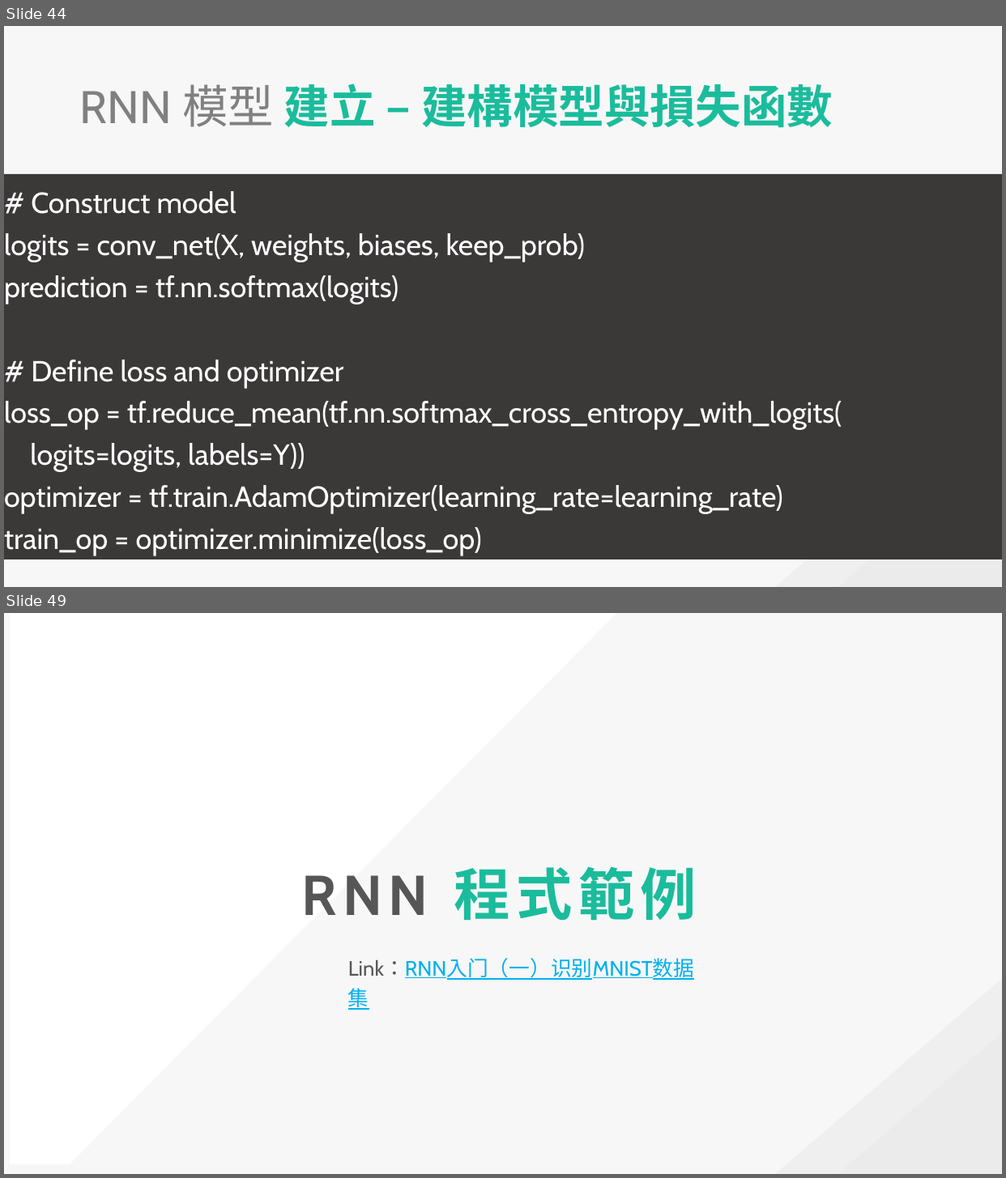
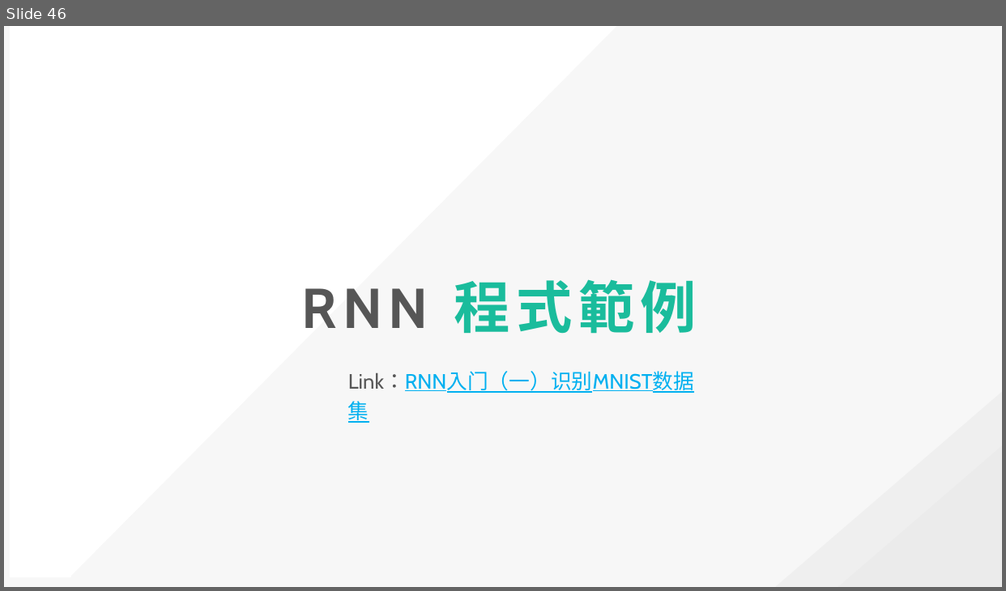
Before and after one commit to explooosion/deep-learn-example, a slide deck: CNN&RNN_20181019.pptx. Shown one above the other, each under a label of ours: slides 44 and 49 before the commit, slide 46 after it; the slides between them are not shown. The pictures are 1006x1178 and 1006x591 pixels, drawn with LibreOffice and Linux fonts; fonts in the diff are those of the drawing. Boxes give left, top, right and bottom in pixels: in the first picture for what was removed or moved away, otherwise in the second. Text is boxed around its words. In the diff, an @@ line names an element or a change of style, - is before the commit and + after.

```diff
--- a/CNN&RNN_20181019.pptx
+++ b/CNN&RNN_20181019.pptx
@@ slide 44 removed at bbox=[4, 26, 1002, 587], background #F7F7F7; not listed: 2 template elements that a slide beside it also shows @@
@@ text removed at bbox=[80, 84, 833, 127] @@
-RNN 模型 建立 – 建構模型與損失函數
@@ rectangle removed at bbox=[4, 174, 1002, 560] @@
-# Construct model
-logits = conv_net(X, weights, biases, keep_prob)
-prediction = tf.nn.softmax(logits)
-# Define loss and optimizer
-loss_op = tf.reduce_mean(tf.nn.softmax_cross_entropy_with_logits(
-logits=logits, labels=Y))
-optimizer = tf.train.AdamOptimizer(learning_rate=learning_rate)
-train_op = optimizer.minimize(loss_op)
@@ what was slide 49 is now slide 46 @@
```
Also in this commit, not shown: 2 slides changed, 14 slides added, 16 other slides removed.
